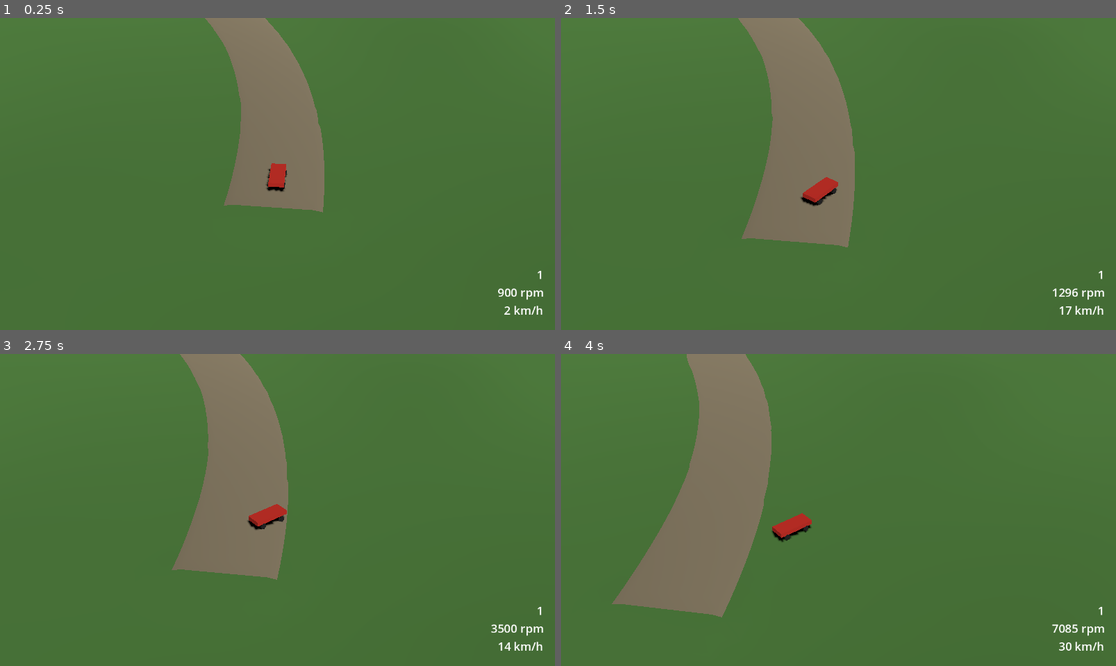
Above: before the commit, frames 1-4 (two rows, left to right).
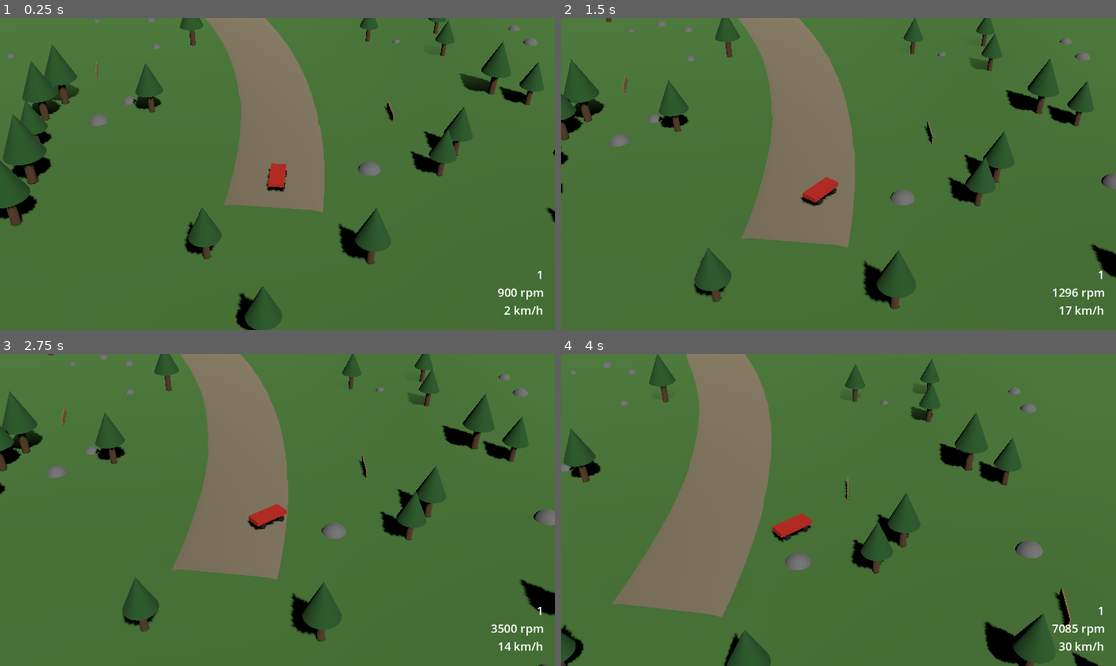
Above: after the commit, the same moments.

Repository: JulianHeissinger/RallyGame
Game: Godot game, scene res://scenes/stage.tscn
Same seed, same stepped clock (60 frames per second), same inputs: the game is played once before the commit and once after it. The project has no main scene, so this scene is started directly.
Inputs:
- Up to frame 1 (0.25 s): no input
- Up to frame 2 (1.5 s): tap Enter at 0.5 s; hold D (steer_right) 0.53-1.28 s; hold W (throttle) 0.53-1.28 s; hold S (brake) from 1.28 s (still down); tap W (throttle) at 1.35 s
- Up to frame 3 (2.75 s): release S (brake) at 2.03 s; hold D (steer_right) from 2.03 s (still down); hold W (throttle) from 2.03 s (still down)
- Up to frame 4 (4 s): release D (steer_right) at 2.78 s; release W (throttle) at 2.78 s; hold Shift (shift_up) 2.78-3.53 s; tap W (throttle) at 2.85 s; hold A (steer_left) from 3.53 s (still down); hold W (throttle) from 3.53 s (still down)

The runs differ from the first frame. In frame 1, 9.3% of the frame differs, in the area x 0-100%, y 0-100%; in frame 2, 7.4%; in frame 3, 7.5%; in frame 4, 7.2%.

Commit message:
feat: scatter props beside the road
Trees, rocks and fences from the props sub-stream on a jittered grid,
kept clear of the road and denser on corner outsides. MultiMesh visuals
and solid colliders, placed on the terrain via TerrainBuilder.height_at.

Diff:
--- /dev/null
+++ b/scripts/stage/prop_scatter.gd
@@ -0,0 +1,229 @@
+class_name PropScatter
+## Trees, rocks and fences beside the road: placed as data from the `"props"` sub-stream, then built
+## as one `MultiMeshInstance3D` and one `solid` body per type.
+
+enum Type { TREE, ROCK, FENCE }
+
+const TREE_COLOR := Color(0.35, 0.25, 0.15)
+const CROWN_COLOR := Color(0.15, 0.35, 0.15)
+const ROCK_COLOR := Color(0.45, 0.45, 0.45)
+const FENCE_COLOR := Color(0.6, 0.45, 0.3)
+const TRUNK_RADIUS := 0.4
+const TRUNK_HEIGHT := 6.0
+const CROWN_RADIUS := 1.8
+const CROWN_HEIGHT := 4.0
+## Rocks are spheres sunk this fraction of their radius into the ground.
+const ROCK_SINK := 0.4
+const FENCE_SIZE := Vector3(4.0, 1.0, 0.15)
+## Bucket size in m of the road sample hash used for nearest-road lookups.
+const BUCKET := 20.0
+## Samples on each side used to measure road curvature at a point.
+const CURVATURE_REACH := 5
+
+
+## One placed prop. `radius` is its footprint around `position`, used for road clearance.
+class Prop:
+	var type: Type
+	var position: Vector2
+	var yaw: float
+	var scale: float
+	var radius: float
+
+
+static func scatter(path: RoadPath, stage_seed: int, params: StageParams) -> Array[Prop]:
+	var rng := SeedStreams.rng(stage_seed, "props")
+	var buckets := _buckets(path)
+	var reach := params.prop_max_distance + params.road_width_max / 2.0 + params.road_bevel
+	var bounds := Rect2(Vector2(path.samples[0].x, path.samples[0].z), Vector2.ZERO)
+	for sample in path.samples:
+		bounds = bounds.expand(Vector2(sample.x, sample.z))
+	bounds = bounds.grow(reach)
+	var weights := PackedFloat32Array([params.tree_weight, params.rock_weight, params.fence_weight])
+	var props: Array[Prop] = []
+	var cell := params.prop_cell
+	for j in ceili(bounds.size.y / cell):
+		for i in ceili(bounds.size.x / cell):
+			# Every cell draws the same values, so a rejected cell never shifts the ones after it.
+			var point := bounds.position + Vector2(i + rng.randf(), j + rng.randf()) * cell
+			var keep_roll := rng.randf()
+			var type := rng.rand_weighted(weights) as Type
+			var yaw := rng.randf() * TAU
+			var scale_roll := rng.randf()
+			var nearest := _nearest(path, buckets, point, reach)
+			if nearest.x < 0:
+				continue
+			var k := int(nearest.x)
+			var edge := nearest.y
+			var prop := Prop.new()
+			prop.type = type
+			prop.position = point
+			prop.yaw = yaw
+			match type:
+				Type.TREE:
+					prop.scale = lerpf(0.8, 1.3, scale_roll)
+					prop.radius = CROWN_RADIUS * prop.scale
+				Type.ROCK:
+					prop.scale = lerpf(0.6, 1.5, scale_roll)
+					prop.radius = prop.scale
+				Type.FENCE:
+					prop.scale = 1.0
+					prop.radius = FENCE_SIZE.x / 2.0
+					prop.yaw = _road_yaw(path, k)
+			if edge - prop.radius < params.road_bevel + params.prop_road_clearance or edge > params.prop_max_distance:
+				continue
+			if keep_roll < params.prop_density * (1.0 + _corner_boost(path, k, point, edge, params)):
+				props.append(prop)
+	return props
+
+
+static func build(props: Array[Prop], terrain: StaticBody3D) -> Node3D:
+	var root := Node3D.new()
+	root.name = "Props"
+	for type: Type in Type.values():
+		var transforms: Array[Transform3D] = []
+		var body := StaticBody3D.new()
+		body.name = Type.keys()[type].capitalize()
+		body.add_to_group("solid")
+		for prop in props:
+			if prop.type != type:
+				continue
+			var ground := Vector3(prop.position.x, TerrainBuilder.height_at(terrain, prop.position.x, prop.position.y), prop.position.y)
+			var transform := Transform3D(Basis(Vector3.UP, prop.yaw).scaled(Vector3.ONE * prop.scale), ground)
+			transforms.append(transform)
+			body.add_child(_collider(type, prop, ground))
+		root.add_child(_multimesh(type, transforms))
+		root.add_child(body)
+	return root
+
+
+## Sample index lists keyed by 2D bucket.
+static func _buckets(path: RoadPath) -> Dictionary:
+	var buckets := {}
+	for k in path.samples.size():
+		var key := Vector2i(floori(path.samples[k].x / BUCKET), floori(path.samples[k].z / BUCKET))
+		if not buckets.has(key):
+			buckets[key] = PackedInt32Array()
+		buckets[key].append(k)
+	return buckets
+
+
+## x = index of the sample whose road edge is closest to `point`, y = distance to that edge
+## (negative under the road). x = -1 when no sample is within `reach`.
+static func _nearest(path: RoadPath, buckets: Dictionary, point: Vector2, reach: float) -> Vector2:
+	var best := Vector2(-1.0, INF)
+	var r := ceili(reach / BUCKET)
+	var home := Vector2i(floori(point.x / BUCKET), floori(point.y / BUCKET))
+	for dz in range(-r, r + 1):
+		for dx in range(-r, r + 1):
+			var key := home + Vector2i(dx, dz)
+			if not buckets.has(key):
+				continue
+			for k: int in buckets[key]:
+				var edge := point.distance_to(Vector2(path.samples[k].x, path.samples[k].z)) - path.widths[k] / 2.0
+				if edge < best.y:
+					best = Vector2(k, edge)
+	return best
+
+
+## Extra keep chance on the outside of corners: up to `corner_density_boost` at tight radii,
+## fading out over `corner_band` m from the road edge.
+static func _corner_boost(path: RoadPath, k: int, point: Vector2, edge: float, params: StageParams) -> float:
+	var last := path.samples.size() - 1
+	var prev := _flat(path.samples[maxi(k - CURVATURE_REACH, 0)])
+	var here := _flat(path.samples[k])
+	var next := _flat(path.samples[mini(k + CURVATURE_REACH, last)])
+	var turn := (here - prev).angle_to(next - here)
+	var outside := signf((next - prev).cross(point - here)) != signf(turn)
+	if not outside or turn == 0.0:
+		return 0.0
+	var curvature := absf(turn) / (2.0 * CURVATURE_REACH * params.sample_spacing)
+	var tightness := clampf(curvature * params.corner_full_boost_radius, 0.0, 1.0)
+	return params.corner_density_boost * tightness * clampf(1.0 - edge / params.corner_band, 0.0, 1.0)
+
+
+## Yaw that lines a fence's long (x) axis up with the road at sample `k`.
+static func _road_yaw(path: RoadPath, k: int) -> float:
+	var last := path.samples.size() - 1
+	var tangent := _flat(path.samples[mini(k + 1, last)]) - _flat(path.samples[maxi(k - 1, 0)])
+	return -tangent.angle()
+
+
+static func _flat(v: Vector3) -> Vector2:
+	return Vector2(v.x, v.z)
+
+
+static func _collider(type: Type, prop: Prop, ground: Vector3) -> CollisionShape3D:
+	var collision := CollisionShape3D.new()
+	match type:
+		Type.TREE:
+			var cylinder := CylinderShape3D.new()
+			cylinder.radius = TRUNK_RADIUS * prop.scale
+			cylinder.height = TRUNK_HEIGHT * prop.scale
+			collision.shape = cylinder
+			collision.position = ground + Vector3.UP * cylinder.height / 2.0
+		Type.ROCK:
+			var sphere := SphereShape3D.new()
+			sphere.radius = prop.scale
+			collision.shape = sphere
+			collision.position = ground + Vector3.DOWN * ROCK_SINK * prop.scale
+		Type.FENCE:
+			var box := BoxShape3D.new()
+			box.size = FENCE_SIZE
+			collision.shape = box
+			collision.position = ground + Vector3.UP * FENCE_SIZE.y / 2.0
+			collision.rotation.y = prop.yaw
+	return collision
+
+
+static func _multimesh(type: Type, transforms: Array[Transform3D]) -> MultiMeshInstance3D:
+	var multimesh := MultiMesh.new()
+	multimesh.transform_format = MultiMesh.TRANSFORM_3D
+	multimesh.mesh = _mesh(type)
+	multimesh.instance_count = transforms.size()
+	for i in transforms.size():
+		multimesh.set_instance_transform(i, transforms[i])
+	var instance := MultiMeshInstance3D.new()
+	instance.name = Type.keys()[type].capitalize() + "Mesh"
+	instance.multimesh = multimesh
+	return instance
+
+
+## Placeholder primitive per type, origin at ground level.
+static func _mesh(type: Type) -> Mesh:
+	match type:
+		Type.TREE:
+			var trunk := CylinderMesh.new()
+			trunk.top_radius = TRUNK_RADIUS
+			trunk.bottom_radius = TRUNK_RADIUS
+			trunk.height = TRUNK_HEIGHT
+			var crown := CylinderMesh.new()
+			crown.top_radius = 0.0
+			crown.bottom_radius = CROWN_RADIUS
+			crown.height = CROWN_HEIGHT
+			var mesh := ArrayMesh.new()
+			_append(mesh, trunk, TREE_COLOR, Vector3.UP * TRUNK_HEIGHT / 2.0)
+			_append(mesh, crown, CROWN_COLOR, Vector3.UP * (TRUNK_HEIGHT - CROWN_HEIGHT / 4.0))
+			return mesh
+		Type.ROCK:
+			var sphere := SphereMesh.new()
+			sphere.radius = 1.0
+			sphere.height = 2.0
+			var mesh := ArrayMesh.new()
+			_append(mesh, sphere, ROCK_COLOR, Vector3.DOWN * ROCK_SINK)
+			return mesh
+		_:
+			var box := BoxMesh.new()
+			box.size = FENCE_SIZE
+			var mesh := ArrayMesh.new()
+			_append(mesh, box, FENCE_COLOR, Vector3.UP * FENCE_SIZE.y / 2.0)
+			return mesh
+
+
+## Adds `source` as a new surface of `mesh`, moved by `offset`, with its own colour.
+static func _append(mesh: ArrayMesh, source: PrimitiveMesh, color: Color, offset: Vector3) -> void:
+	var tool := SurfaceTool.new()
+	tool.append_from(source, 0, Transform3D(Basis.IDENTITY, offset))
+	var material := StandardMaterial3D.new()
+	material.albedo_color = color
+	tool.set_material(material)
+	tool.commit(mesh)
--- a/scripts/stage/stage.gd
+++ b/scripts/stage/stage.gd
@@ -1,5 +1,5 @@
 extends Node3D
-## Generated stage: builds road and terrain from a seed, puts the car on the start, and
+## Generated stage: builds road, terrain and props from a seed, puts the car on the start, and
 ## returns it to the road when it falls out of the world.
 
 ## Emitted when the car fell out of the world and was put back on the road; `penalty` is in seconds.
@@ -34,6 +34,7 @@
 	add_child(RoadBuilder.build(path, _params))
 	var terrain := TerrainBuilder.build(path, stage_seed, _params)
 	add_child(terrain)
+	add_child(PropScatter.build(PropScatter.scatter(path, stage_seed, _params), terrain))
 	add_child(_build_kill_plane(terrain.get_node("Mesh").get_aabb()))
 	_car.road = path
 	_car.global_transform = path.transform_at(START_DISTANCE).translated(Vector3.UP)
--- a/scripts/stage/stage_params.gd
+++ b/scripts/stage/stage_params.gd
@@ -63,6 +63,25 @@
 ## Seconds added when the car falls out of the world and is put back on the road.
 @export var respawn_penalty := 10.0
 
+@export_group("Props")
+## Jittered grid spacing in m; each cell holds at most one prop.
+@export var prop_cell := 6.0
+## Props are placed up to this far in m from the road edge.
+@export var prop_max_distance := 40.0
+## Free space in m between the bevel and a prop's footprint.
+@export var prop_road_clearance := 2.0
+## Chance that a grid cell holds a prop.
+@export var prop_density := 0.25
+## Extra keep chance on corner outsides, as a multiple of `prop_density`, at full strength.
+@export var corner_density_boost := 2.0
+## Corners this tight in m or tighter get the full boost; wider corners get less.
+@export var corner_full_boost_radius := 20.0
+## The boost fades out over this distance in m from the road edge.
+@export var corner_band := 20.0
+@export var tree_weight := 3.0
+@export var rock_weight := 2.0
+@export var fence_weight := 1.0
+
 @export_group("Validation")
 ## Minimum centre-to-centre distance between separate parts of the road.
 ## Keep it above `road_width_max` and below `2 * hairpin_radius.x`, or hairpins never fit.
--- a/scripts/stage/terrain_builder.gd
+++ b/scripts/stage/terrain_builder.gd
@@ -32,6 +32,22 @@
 	terrain.add_child(_collision(heights, corner, nx, nz, cell))
 	terrain.add_child(_walls(heights, corner, nx, nz, cell))
 	return terrain
+
+
+## Terrain height at world `x`, `z`, bilinear between grid points of the terrain's heightmap collider.
+static func height_at(terrain: StaticBody3D, x: float, z: float) -> float:
+	var collision: CollisionShape3D = terrain.get_node("Collision")
+	var shape := collision.shape as HeightMapShape3D
+	var cell := collision.scale.x
+	var gx := clampf((x - collision.position.x) / cell + (shape.map_width - 1) / 2.0, 0.0, shape.map_width - 1.001)
+	var gz := clampf((z - collision.position.z) / cell + (shape.map_depth - 1) / 2.0, 0.0, shape.map_depth - 1.001)
+	var i := floori(gx)
+	var j := floori(gz)
+	var data := shape.map_data
+	var w := shape.map_width
+	var top := lerpf(data[j * w + i], data[j * w + i + 1], gx - i)
+	var bottom := lerpf(data[(j + 1) * w + i], data[(j + 1) * w + i + 1], gx - i)
+	return lerpf(top, bottom, gz - j) * cell
 
 
 static func _heights(path: RoadPath, rng: RandomNumberGenerator, params: StageParams, corner: Vector2,
@@ -168,6 +184,7 @@
 	shape.map_depth = nz
 	shape.map_data = scaled
 	var collision := CollisionShape3D.new()
+	collision.name = "Collision"
 	collision.shape = shape
 	collision.scale = Vector3.ONE * cell
 	collision.position = Vector3(corner.x + (nx - 1) * cell / 2.0, 0.0, corner.y + (nz - 1) * cell / 2.0)
--- /dev/null
+++ b/tests/test_props.gd
@@ -0,0 +1,37 @@
+extends "res://tests/test_case.gd"
+
+
+func test_same_seed_identical() -> void:
+	var a := _positions(12345)
+	assert_true(a.size() > 0, "props are placed")
+	assert_eq(a, _positions(12345), "same seed gives the same props")
+
+
+func test_different_seeds_differ() -> void:
+	assert_true(_positions(1) != _positions(2), "seeds 1 and 2 differ")
+
+
+func test_no_prop_overlaps_road() -> void:
+	var params := StageParams.new()
+	for stage_seed in [1, 12345]:
+		var path := _path(stage_seed, params)
+		var overlaps := 0
+		for prop in PropScatter.scatter(path, stage_seed, params):
+			for k in path.samples.size():
+				var center := Vector2(path.samples[k].x, path.samples[k].z)
+				if prop.position.distance_to(center) < path.widths[k] / 2.0 + params.road_bevel + prop.radius:
+					overlaps += 1
+					break
+		assert_eq(overlaps, 0, "seed %d props overlapping the road" % stage_seed)
+
+
+func _positions(stage_seed: int) -> PackedVector2Array:
+	var params := StageParams.new()
+	var positions := PackedVector2Array()
+	for prop in PropScatter.scatter(_path(stage_seed, params), stage_seed, params):
+		positions.append(prop.position)
+	return positions
+
+
+func _path(stage_seed: int, params: StageParams) -> RoadPath:
+	return RoadPath.build(RoadLayout.generate(stage_seed, params), stage_seed, params)
Not shown, added: scripts/stage/prop_scatter.gd.uid
Not shown, added: tests/test_props.gd.uid
Not shown, changed: openspec/changes/bootstrap-vertical-slice/tasks.md
